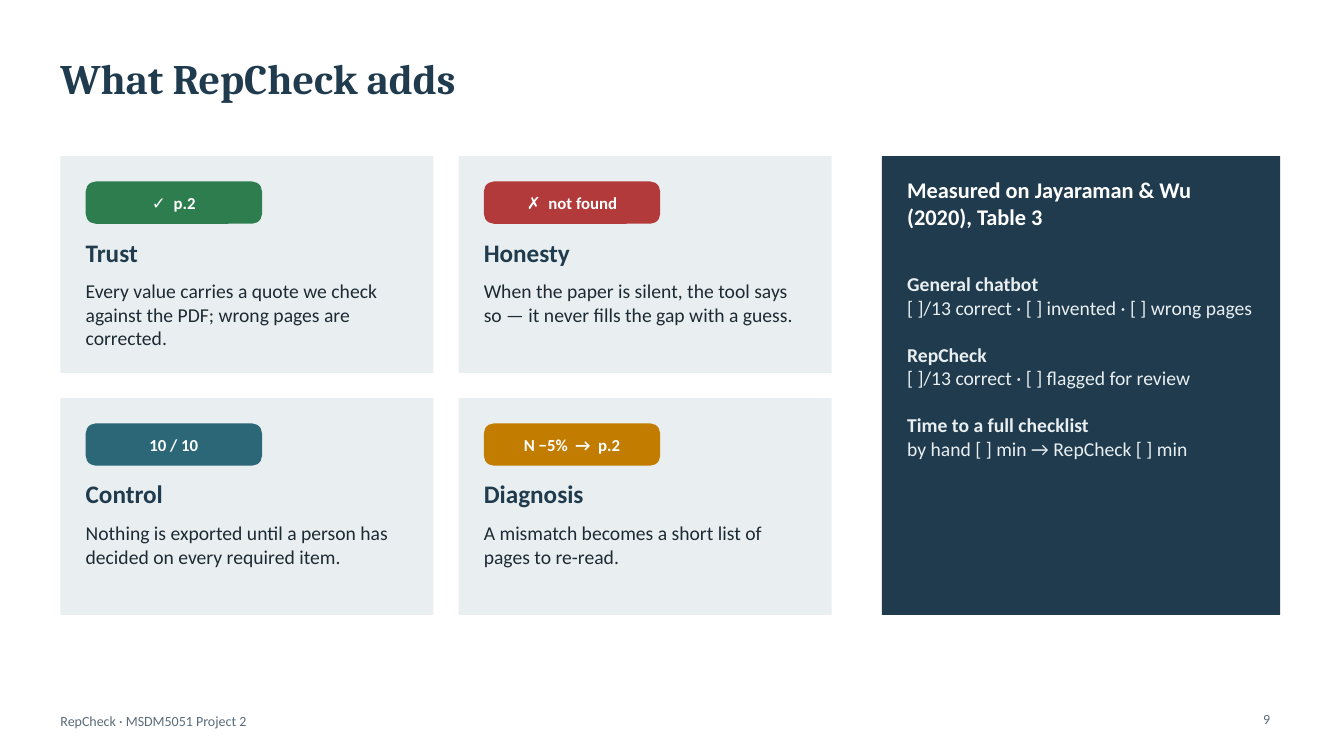
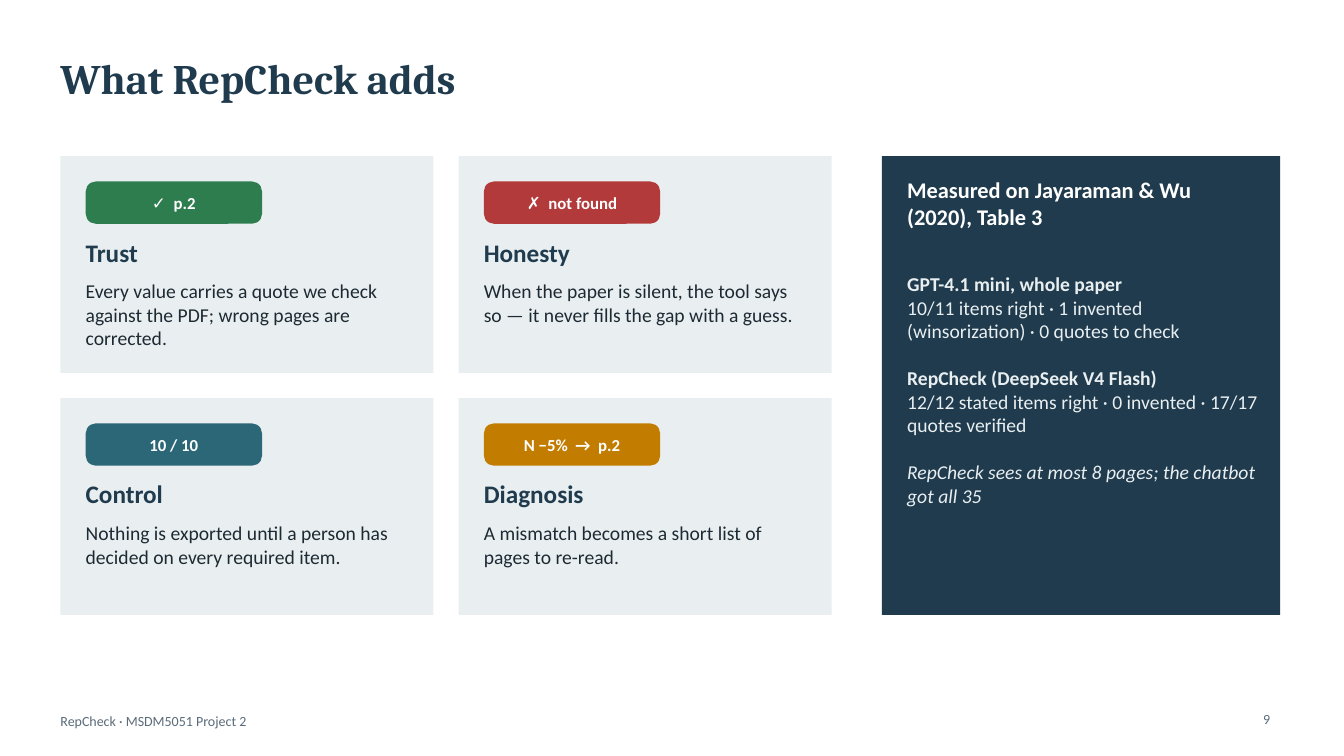
Before and after one commit to ZQ-77777/repcheck, a slide deck: slide 9 of slides/RepCheck_presentation.pptx. Drawn at 1344x756 pixels with LibreOffice and Linux fonts; fonts in the diff are those of the drawing. Boxes give left, top, right and bottom in pixels: in the first picture for what was removed or moved away, otherwise in the second. Text is boxed around its words. In the diff, an @@ line names an element or a change of style, - is before the commit and + after.

```diff
--- a/slides/RepCheck_presentation.pptx
+++ b/slides/RepCheck_presentation.pptx
@@ text at (x1=907, y1=277, x2=1257, y2=507): text changed @@
-General chatbot
-[ ]/13 correct · [ ] invented · [ ] wrong pages
-RepCheck
-[ ]/13 correct · [ ] flagged for review
-Time to a full checklist
-by hand [ ] min → RepCheck [ ] min
+GPT-4.1 mini, whole paper
+10/11 items right · 1 invented (winsorization) · 0 quotes to check
+RepCheck (DeepSeek V4 Flash)
+12/12 stated items right · 0 invented · 17/17 quotes verified
+RepCheck sees at most 8 pages; the chatbot got all 35
```
Also in this commit, not shown: 5 other slides changed, 51 other files.
